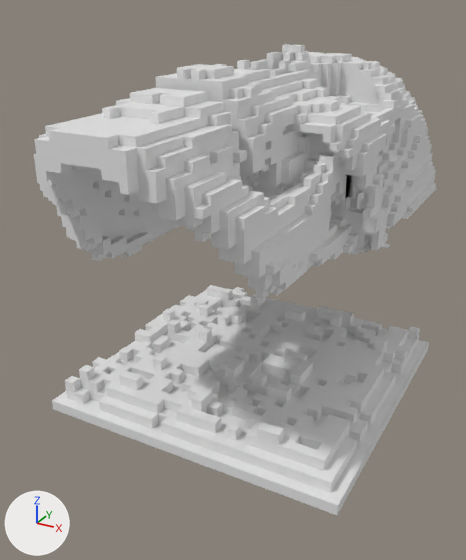
The FBX model Assets/Models/Skull.fbx as it was, and as the next commit left it.
Rendered twice from a camera (50 mm lens) standing at (10.1, -20.6, 13.7) and looking at (-1.1, -0.1, 3.5). The axes (+X, +Y, +Z) are drawn at lower left. The lights are the same throughout. Where no turn or scale is listed for an object, it has been applied to the vertices.

Names of what the first picture shows: 'Grid', 'uploads_files_135504_skull_v1.001'.
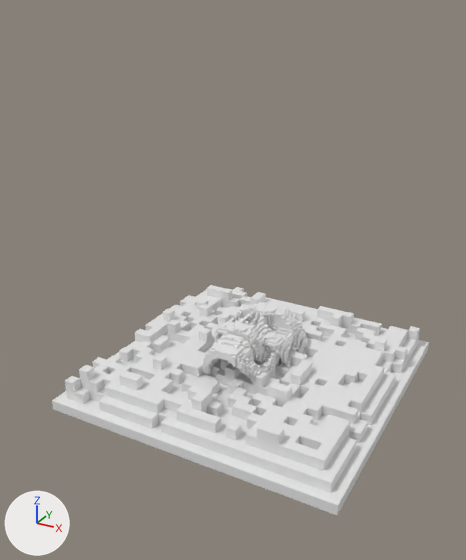
Boxes [x1, y1, x2, y2] around the edits, measured in the pictures (466 x 560 px):
```json
{"object": "uploads_files_135504_skull_v1.001", "change": "moved, rescaled", "before": [34, 44, 437, 299], "after": [202, 302, 308, 383]}
```

The change, as JSON lines over the scene's bpy script:
```json
{"op": "set", "path": "ob_uploads_files_135504_skull_v1_001.location", "old": "(0.0, 2.84, 5.73)", "new": "(0.0, 0.0, 0.0)"}
{"op": "set", "path": "ob_uploads_files_135504_skull_v1_001.scale", "old": "(2.6, 2.6, 4.16)", "new": "(1.0, 1.0, 1.0)"}
```
